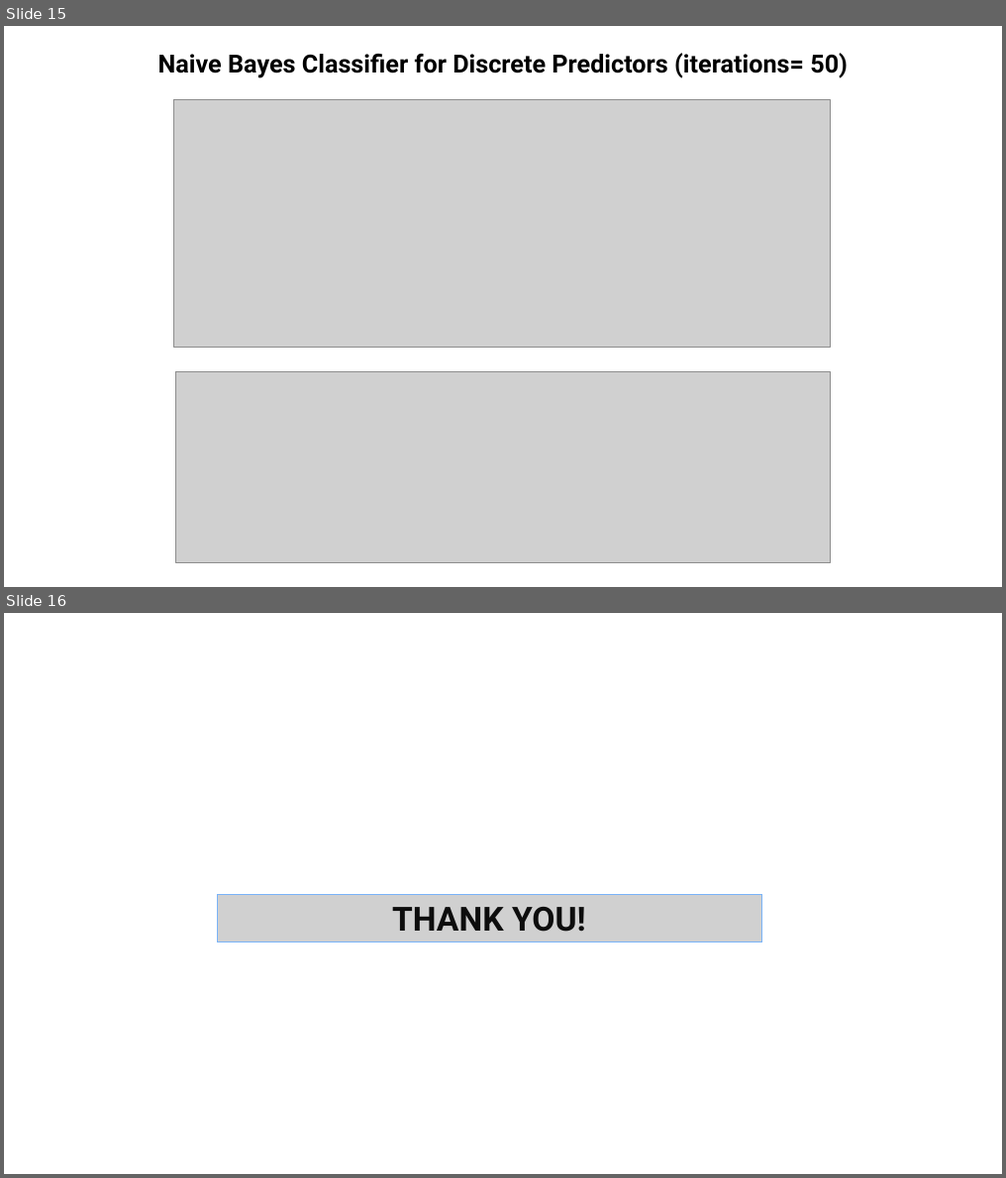
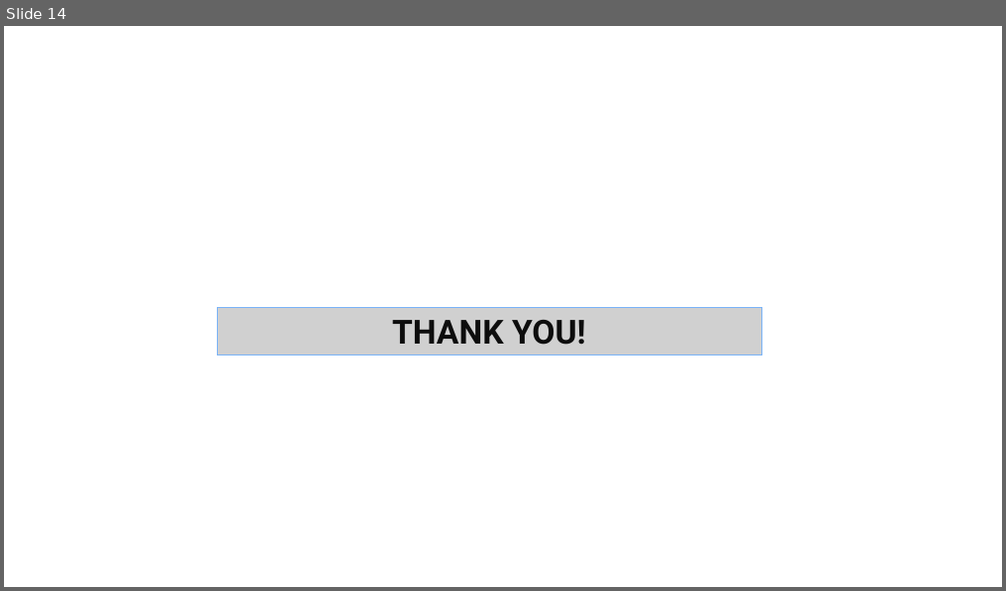
Before and after one commit to C-Stewart-GH/DDS_6306_CS1, a slide deck: Final_CS1_Presentation_DDS_6306.pptx. Shown one above the other, each under a label of ours: slides 15 and 16 before the commit, slide 14 after it. The pictures are 1006x1178 and 1006x591 pixels, drawn with LibreOffice and Linux fonts; fonts in the diff are those of the drawing; grey boxes stand for pictures; background and template pictures are left out. Boxes give left, top, right and bottom in pixels: in the first picture for what was removed or moved away, otherwise in the second. Text is boxed around its words. In the diff, an @@ line names an element or a change of style, - is before the commit and + after.

```diff
--- a/Final_CS1_Presentation_DDS_6306.pptx
+++ b/Final_CS1_Presentation_DDS_6306.pptx
@@ slide 15 removed at [4, 26, 1002, 587], background picture (left out) @@
@@ text removed at [158, 53, 847, 78] @@
-Naive Bayes Classifier for Discrete Predictors (iterations= 50)
@@ picture removed at [174, 100, 831, 347] @@
@@ picture removed at [175, 372, 831, 563] @@
@@ what was slide 16 is now slide 14 @@
```
Also in this commit, not shown: 7 slides changed, 3 slides added, 4 other slides removed, 4 other files.
